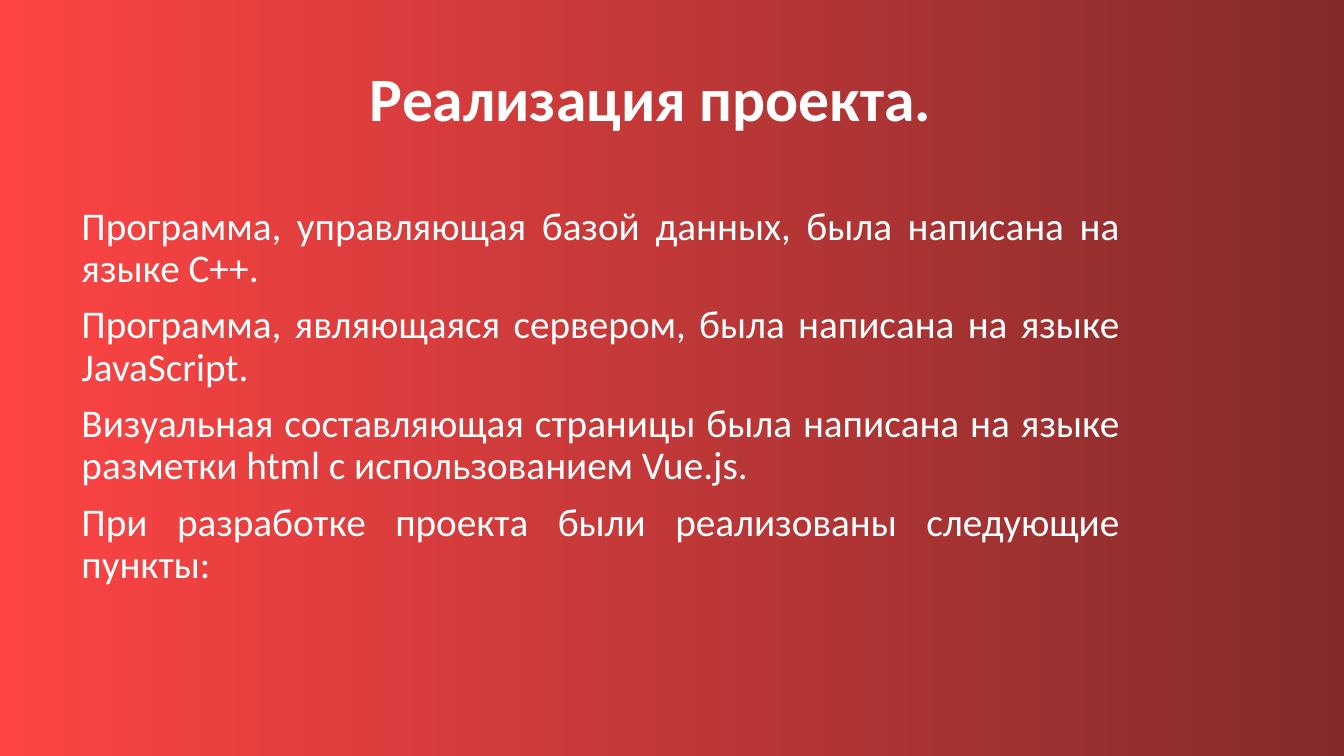
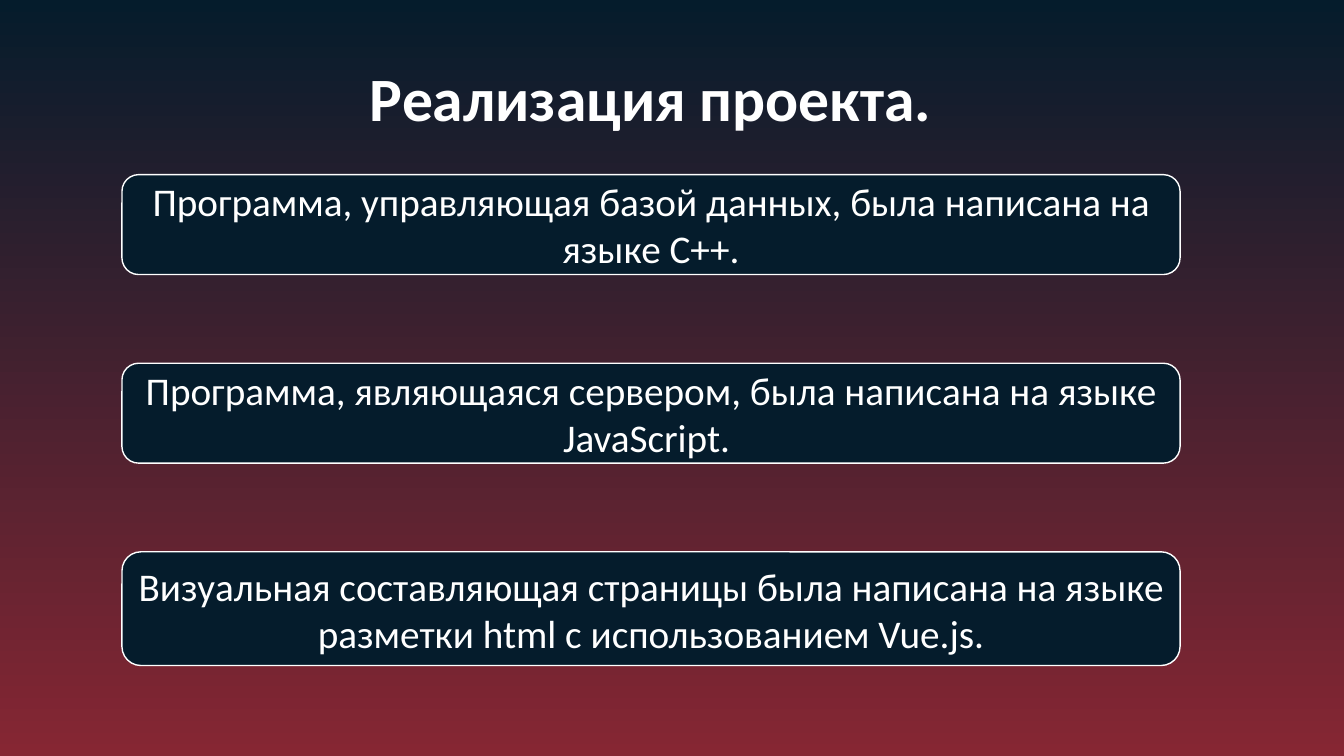
Before and after one commit to artemnaplavkov/Samokat_Website, a slide deck: slide 4 of Проект самокат bruh.pptx. Drawn at 1344x756 pixels with LibreOffice and Linux fonts; fonts in the diff are those of the drawing. Boxes give left, top, right and bottom in pixels: in the first picture for what was removed or moved away, otherwise in the second. Text is boxed around its words. In the diff, an @@ line names an element or a change of style, - is before the commit and + after.

```diff
--- a/Проект самокат bruh.pptx
+++ b/Проект самокат bruh.pptx
@@ background gradient #FE4444 to #832B2B to gradient #051C2C to #862633 @@
@@ rounded rectangle added at [122,174,1181,274], fill #051C2C, outline #FFFFFF 1 pt, 28 pt, text #FFFFFF @@
+Программа, управляющая базой данных, была написана на языке C++.
@@ text removed at [81,213,1120,585] @@
-Программа, управляющая базой данных, была написана на языке C++.
-Программа, являющаяся сервером, была написана на языке JavaScript.
-Визуальная составляющая страницы была написана на языке разметки html с использованием Vue.js.
-При разработке проекта были реализованы следующие пункты:
@@ rounded rectangle added at [122,363,1181,463], fill #051C2C, outline #FFFFFF 1 pt, 28 pt, text #FFFFFF @@
+Программа, являющаяся сервером, была написана на языке JavaScript.
@@ rounded rectangle added at [122,552,1181,665], fill #051C2C, outline #FFFFFF 1 pt, 28 pt, text #FFFFFF @@
+Визуальная составляющая страницы была написана на языке разметки html с использованием Vue.js.
```
Also in this commit, not shown: 11 other slides changed.
